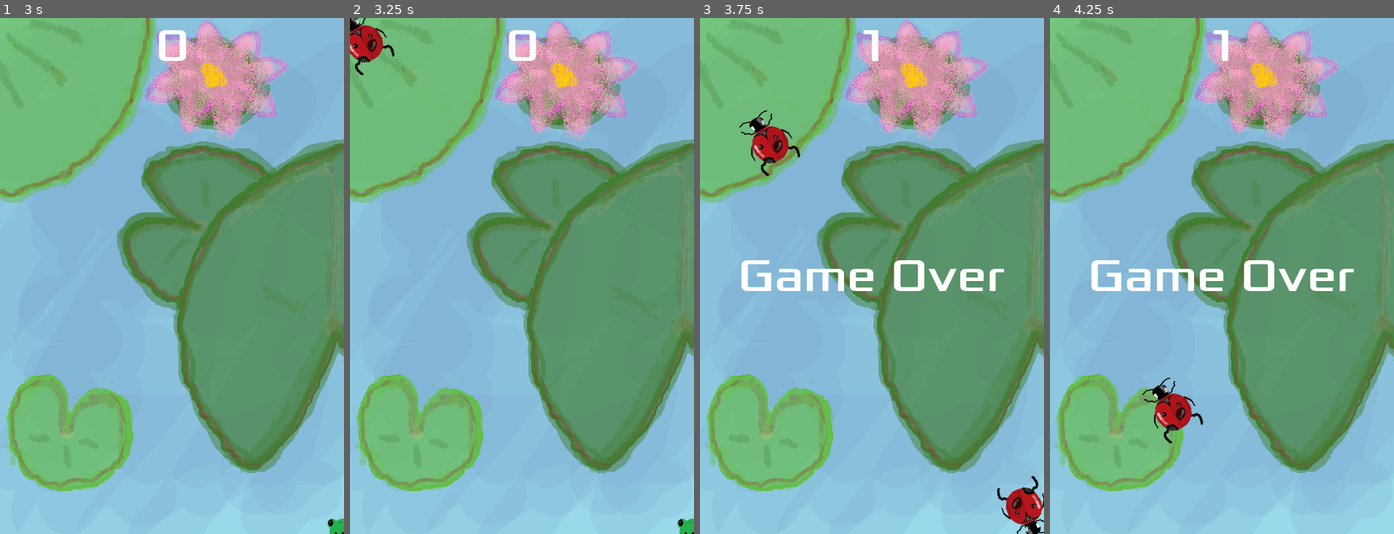
Above: before the commit, frames 1-4 (left to right).
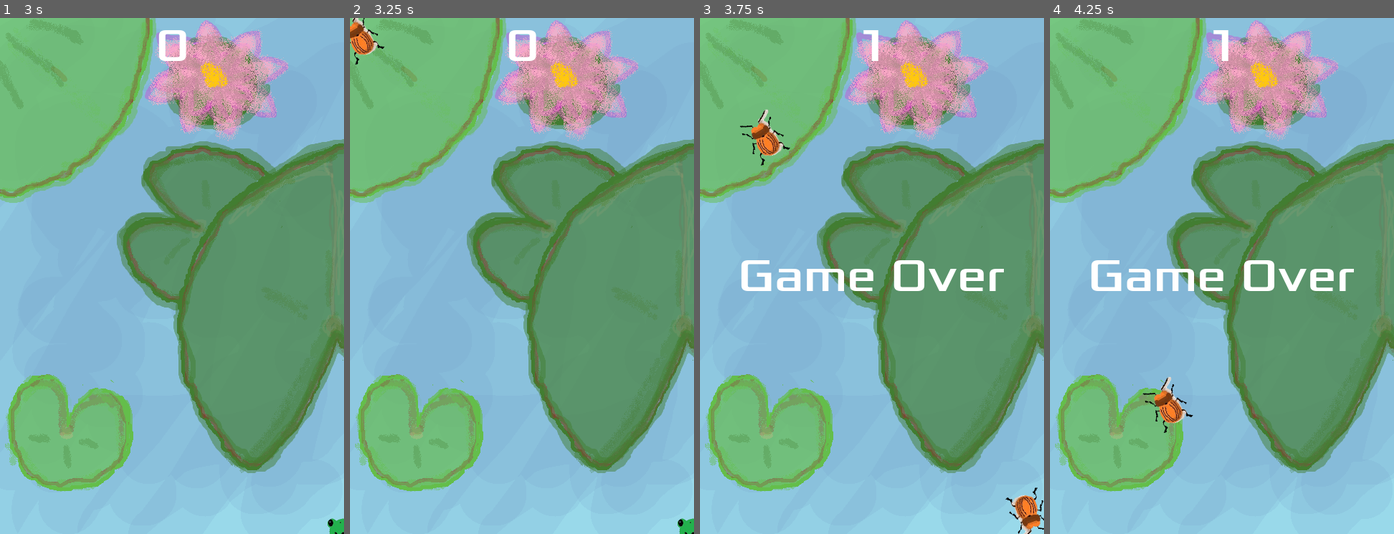
Above: after the commit, the same moments.

Repository: Froggy1018/game-following-tutorial
Game: Godot game, scene res://main.tscn
Two runs of this game, one before a commit and one after it. Both use one fixed random seed, a clock stepped at 60 frames per second and the inputs below.
Inputs:
- Up to frame 1 (3 s): click "Start" at 0.5 s; tap Enter at 1.25 s; hold Right (move_right) 1.28-2.03 s; tap Alt at 1.35, 2.85 s; hold Down (move_down) 2.03-2.78 s; tap Shift at 2.1 s; hold Right (move_right) from 2.78 s (still down)
- Up to frame 2 (3.25 s): keep holding Right (move_right)
- Up to frame 3 (3.75 s): release Right (move_right) at 3.53 s; hold Up (move_up) from 3.53 s (still down); tap Shift at 3.6 s
- Up to frame 4 (4.25 s): keep holding Up (move_up)

Frame 1 is identical in both runs. In frame 2, 0.7% of the frame differs, in the area x 0-13%, y 0-12%; in frame 3, 1.7%, in the area x 11-100%, y 17-100%; in frame 4, 0.9%.

Commit message:
Added a beetle to the mobs

Diff:
--- a/mob.tscn
+++ b/mob.tscn
@@ -1,13 +1,14 @@
-[gd_scene load_steps=5 format=3 uid="uid://cmrhbmgbh0ruh"]
+[gd_scene load_steps=6 format=3 uid="uid://cmrhbmgbh0ruh"]
 
 [ext_resource type="Texture2D" uid="uid://bwfwbxse2r1lq" path="res://bee-removebg-preview.png" id="1_dy6sc"]
 [ext_resource type="Texture2D" uid="uid://c488a3pamka2n" path="res://ladybug-removebg-preview.png" id="1_nokgg"]
+[ext_resource type="Texture2D" uid="uid://wej7qjmc2aw4" path="res://beetle-removebg-preview.png" id="1_ubaqv"]
 
 [sub_resource type="SpriteFrames" id="SpriteFrames_yscv0"]
 animations = [{
 "frames": [{
 "duration": 1.0,
-"texture": ExtResource("1_nokgg")
+"texture": ExtResource("1_ubaqv")
 }],
 "loop": true,
 "name": &"fly",
@@ -41,6 +42,7 @@
 scale = Vector2(0.75, 0.75)
 sprite_frames = SubResource("SpriteFrames_yscv0")
 animation = &"fly"
+frame_progress = 0.8129396
 
 [node name="CollisionShape2D" type="CollisionShape2D" parent="."]
 position = Vector2(-3, 1)
Binary file added: beetle-removebg-preview.png
Not shown, added: beetle-removebg-preview.png.import
